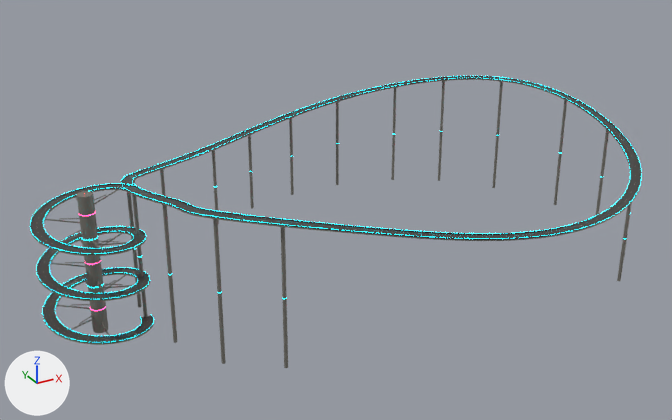
Renders of the FBX model Assets/Chopper/Art/City/City01/Models/City_SkyRoads.fbx from each side of a commit.
Before and after are seen from a 50 mm camera at (-610.0, -908.0, 571.0) aimed at (-73.0, 69.0, 82.0). Arrows for +X, +Y and +Z are at lower left; the lights stay in place. The older version comes first. Objects named as collision shapes, trigger or cutter boxes, shadow casters or lower levels of detail are left out. Where no turn or scale is listed for an object, it has been applied to the vertices.

The older version as bpy lines, for what is in view:
```python
mat_city01_kit = bpy.data.materials.new('City01_Kit')
mat_city01_kit.use_nodes = True; mat_city01_kit.node_tree.nodes.clear()
_N = mat_city01_kit.node_tree.nodes; _L = mat_city01_kit.node_tree.links
n0 = _N.new('ShaderNodeBsdfPrincipled'); n0.name = 'Principled BSDF'
n0.inputs[28].default_value = 4.0  # 'Emission Strength'
n1 = _N.new('ShaderNodeOutputMaterial'); n1.name = 'Material Output'
n2 = _N.new('ShaderNodeTexImage'); n2.name = 'Image Texture'
n2.image = img_city01_colour_png
n3 = _N.new('ShaderNodeTexImage'); n3.name = 'Image Texture.001'
n3.image = img_city01_emission_png
_L.new(n2.outputs[0], n0.inputs[0])  # 'Color' to 'Base Color'
_L.new(n3.outputs[0], n0.inputs[27])  # 'Color' to 'Emission Color'
_L.new(n0.outputs[0], n1.inputs[0])  # 'BSDF' to 'Surface'
me_city_skyroads_lod0_001 = bpy.data.meshes.new('City_SkyRoads_LOD0.001')
me_city_skyroads_lod0_001.from_pydata(...)  # 11888 vertices, 22620 faces; spans x -457.0..336.0, y -197.0..331.0, z 0.0..181.0
me_city_skyroads_lod0_001.materials.append(mat_city01_kit)
ob_city_skyroads_lod0 = bpy.data.objects.new('City_SkyRoads_LOD0', me_city_skyroads_lod0_001)
ob_city_skyroads_lod0.location = (0.0, 0.0, 0.0)
```
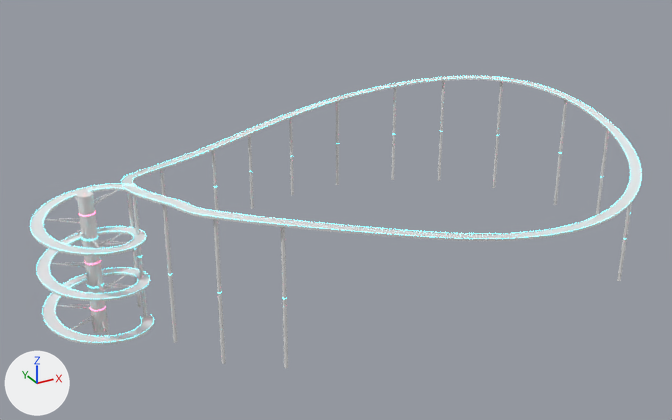
Where the change shows, as pixel boxes [x1, y1, x2, y2] in the pictures (672 x 420 px):
'City_SkyRoads_LOD0', surface changed
    both: [30, 76, 642, 368]

Diff of the bpy script that builds the scene:
```diff
--- a/Assets/Chopper/Art/City/City01/Models/City_SkyRoads.fbx.py
+++ b/Assets/Chopper/Art/City/City01/Models/City_SkyRoads.fbx.py
@@ mat_city01_kit @@
 n0 = _N.new('ShaderNodeBsdfPrincipled'); n0.name = 'Principled BSDF'
 n2 = _N.new('ShaderNodeTexImage'); n2.name = 'Image Texture'
-n2.image = img_city01_colour_png
-n3 = _N.new('ShaderNodeTexImage'); n3.name = 'Image Texture.001'
-n3.image = img_city01_emission_png
-_L.new(n2.outputs[0], n0.inputs[0])  # 'Color' to 'Base Color'
-_L.new(n3.outputs[0], n0.inputs[27])  # 'Color' to 'Emission Color'
+n2.image = img_city01_emission_png
 _L.new(n0.outputs[0], n1.inputs[0])  # 'BSDF' to 'Surface'
+_L.new(n2.outputs[0], n0.inputs[27])  # 'Color' to 'Emission Color'
```
